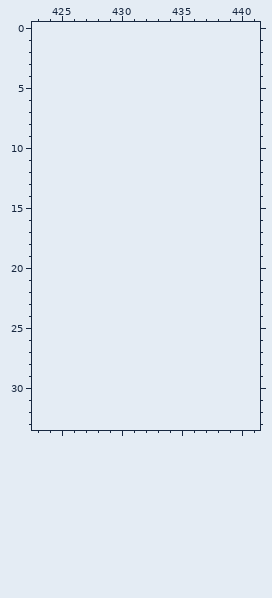
Pixel-art file: global/npcs/assets/npcs_sprite_sheet.aseprite. Above, as it was before the edit.
320x320 pixels, 1 frame. Colours within 5 levels of each other are drawn and written as one. Shown: x 423..441, y 0..33. The old version is drawn lined up with the new one, on the new canvas. The commit also changed other parts of the picture, which this record leaves out.
Palette (. is transparent): 
New version:
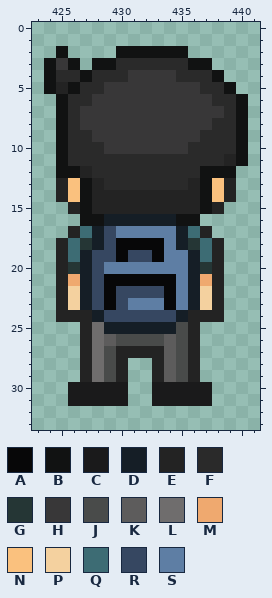
Colours new in this view: A #070708  B #111212  C #1a1a1b  D #151e26  E #232323  F #2a2a2a  G #253635  H #383738  J #494b4a  K #5d5c5c  L #6f6d6d  M #efa96f  N #fac17e  P #f4d19f  Q #3d6c74  R #364761  S #5e7ea4
From old to new:
canvas 320x320 -> 960x320
Changed rows in their new state; - is an unchanged pixel.
first column x 424:
 2 -B----BBBBBB-----
 3 BHB-BBFFFFFFBB---
 4 BFFBFFFHHHHFFFB--
 5 BEBFFHHHHHHHHFFB-
 6 -BFFHHHHHHHHHHFFB
 7 -BFHHHHHHHHHHHHFB
 8 -BFHHHHHHHHHHHFFB
 9 -BFFHHHHHHHHHFFFB
10 -BFFFHHHHHHHFFFFB
11 -BFFFFFFFFFFFFFEB
12 -BBEFFFFFFFFFBBB-
13 -ENBEFFFFFFFEBNE-
14 -ENBEEEEEEEEEBNE-
15 --EBEEEEEEEEEBE--
16 ---BBDDDDDDBB----
17 --EQDRSSSSSDQE---
18 -EQGDRAAAASDGQE--
19 -EQDRRARRASSDQE--
20 -EGDRSSSSSSSDGE--
21 -EMDRAAAAAASDME--
22 -EPDRARRRRASDPE--
23 -EPDRARSSSASDPE--
24 -EEEDRRRRRRDEEE--
25 ---ELDDDDDDJE----
26 ---ELKJJJJKJE----
27 ---ELJEEEEKJE----
28 ---ELJE--EKJE----
29 ---ELJE--EKJE----
30 --CCCCC--CCCCC---
31 --CCCCC--CCCCC---
